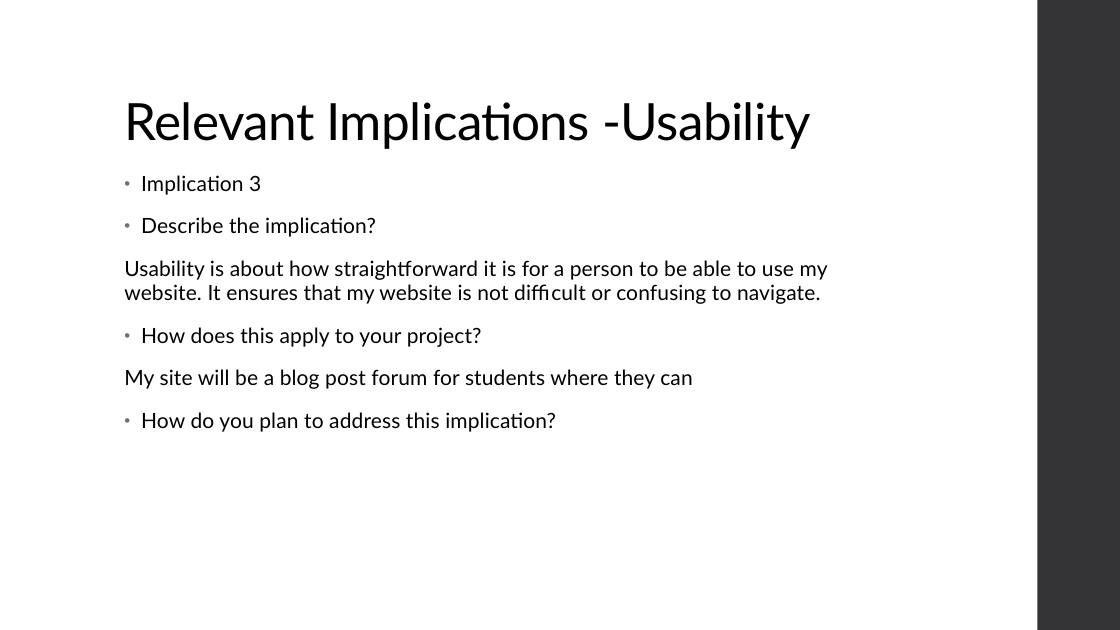
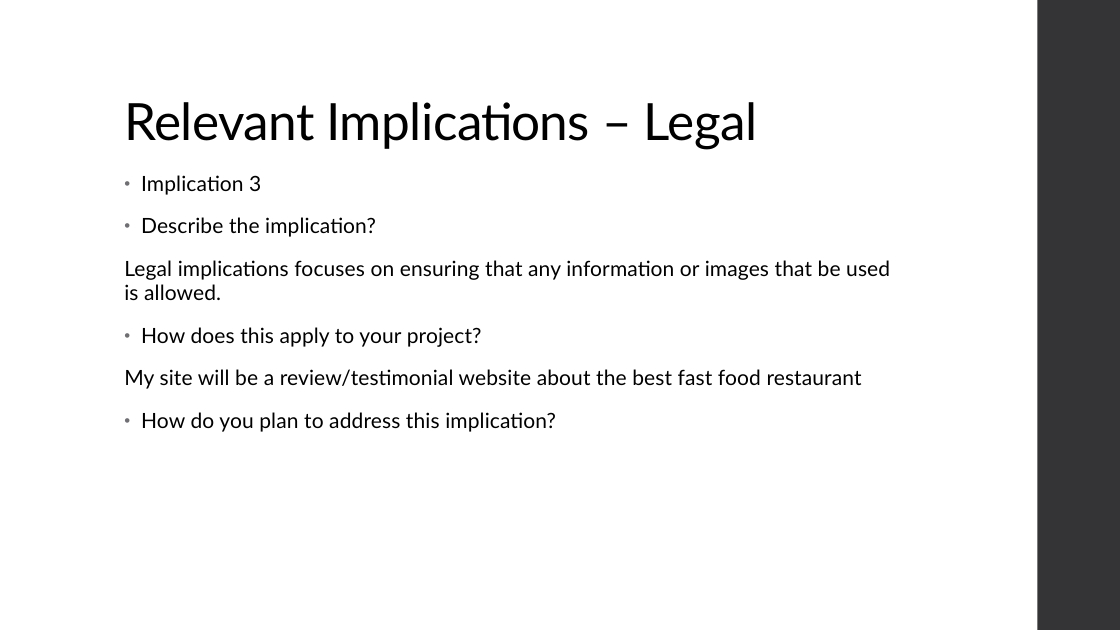
Before and after one commit to niuqaoJ-life/jollibee-fanpage, a slide deck: slide 10 of AS91903_91906_Evidence_Joaquin_Badenas.pptx. Drawn at 1120x630 pixels with LibreOffice and Linux fonts; fonts in the diff are those of the drawing. Boxes give left, top, right and bottom in pixels: in the first picture for what was removed or moved away, otherwise in the second. Text is boxed around its words. In the diff, an @@ line names an element or a change of style, - is before the commit and + after.

Commit message:
Redesigned wireframes for website
Made changes to wireframe on what the website wants to look like. As well as changed my purpose of my website.

```diff
--- a/AS91903_91906_Evidence_Joaquin_Badenas.pptx
+++ b/AS91903_91906_Evidence_Joaquin_Badenas.pptx
@@ title at (124,102,758,149): text changed @@
-Relevant Implications -Usability
+Relevant Implications – Legal
@@ text at (124,260,890,300): text changed @@
-Usability is about how straightforward it is for a person to be able to use my website. It ensures that my website is not difficult or confusing to navigate.
+Legal implications focuses on ensuring that any information or images that be used is allowed.
@@ text at (124,369,862,389): text changed @@
-My site will be a blog post forum for students where they can
+My site will be a review/testimonial website about the best fast food restaurant
```
Also in this commit, not shown: 6 other slides changed, 2 slides added.
